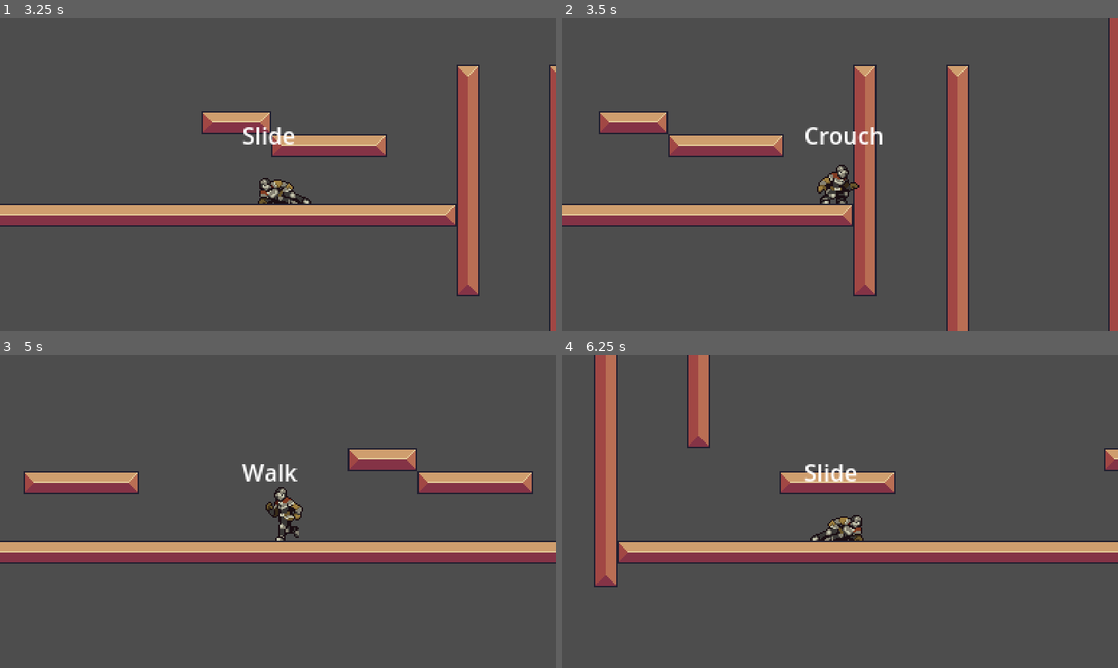
Above: before the commit, frames 1-4 (two rows, left to right).
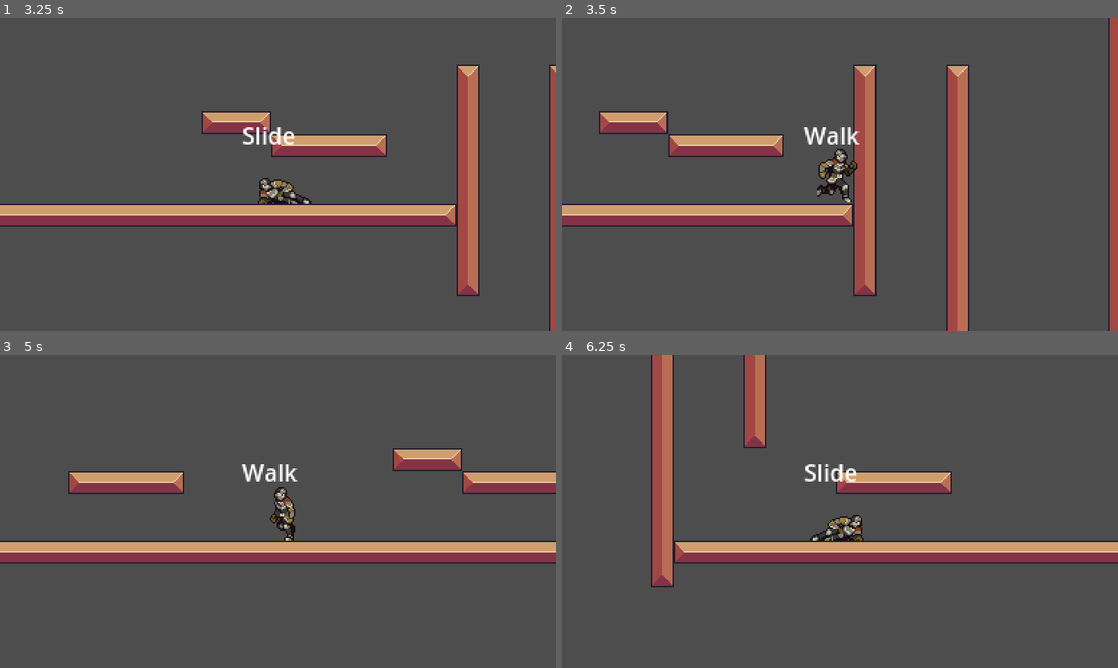
Above: after the commit, the same moments.

Repository: sschellhoff/godot_platformer
Game: Godot game, scene res://Game.tscn
Same seed, same stepped clock (60 frames per second), same inputs: the game is played once before the commit and once after it.
Inputs:
- Up to frame 1 (3.25 s): tap Enter (dash) at 0.5, 1.35, 2.85 s; hold T (right) 0.53-2.03 s; tap Ctrl (attack) at 0.6, 2.1 s; tap Space (jump) at 0.77, 1.52, 3.02 s; hold R (left) 2.03-2.78 s; hold T (right) from 2.78 s (still down)
- Up to frame 2 (3.5 s): keep holding T (right)
- Up to frame 3 (5 s): tap Ctrl (attack) at 3.6 s; tap Space (jump) at 3.77, 4.52 s; release T (right) at 4.28 s; hold R (left) from 4.28 s (still down); tap Enter (dash) at 4.35 s
- Up to frame 4 (6.25 s): release R (left) at 5.03 s; hold T (right) 5.03-5.78 s; tap Ctrl (attack) at 5.1 s; hold R (left) from 5.78 s (still down); tap Enter (dash) at 5.85 s; tap Space (jump) at 6.02 s

Frame 1 is identical in both runs. In frame 2, 1.2% of the frame differs, in the area x 43-58%, y 34-60%; in frame 3, 4.1%; in frame 4, 11%, in the area x 5-100%, y 0-75%.

Commit message:
added windows target and fixed slide to go directly into walk if possible

Diff:
--- a/player/statemachine/Slide.gd
+++ b/player/statemachine/Slide.gd
@@ -44,7 +44,10 @@
 
 func stop_slide():
 	if entity.is_on_floor():
-		request_crouch()
+		if can_stand():
+			request_walk()
+		else:
+			request_crouch()
 	else:
 		request_fall(true)
 
Not shown, changed: export_presets.cfg
